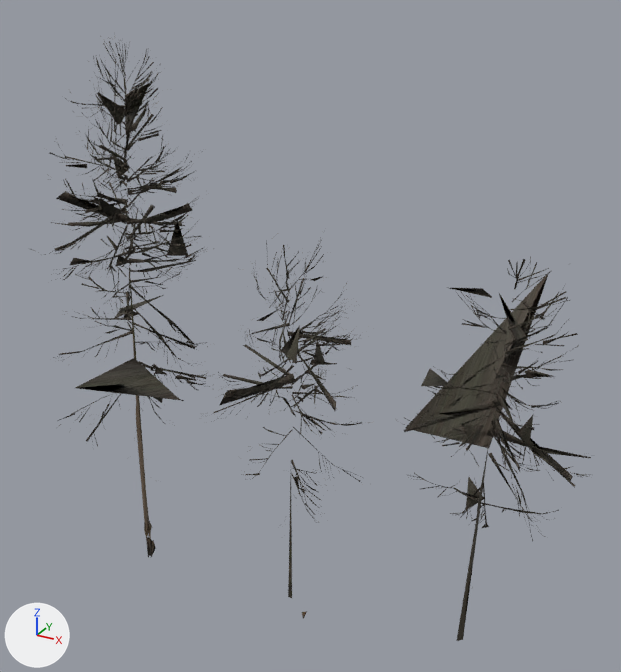
The glTF model public/assets/props/fir_tree_01_lod1.glb, before and after one commit.
Before and after are seen from a 50 mm camera at (17.7, -19.8, 20.5) aimed at (6.1, 1.2, 10.0). The lights are fixed; the arrows at lower left show +X, +Y and +Z. The first picture is the older version. Vertices at exactly the same position are counted once.

Names of what the first picture shows: 'fir_tree_01_a_LOD0'.
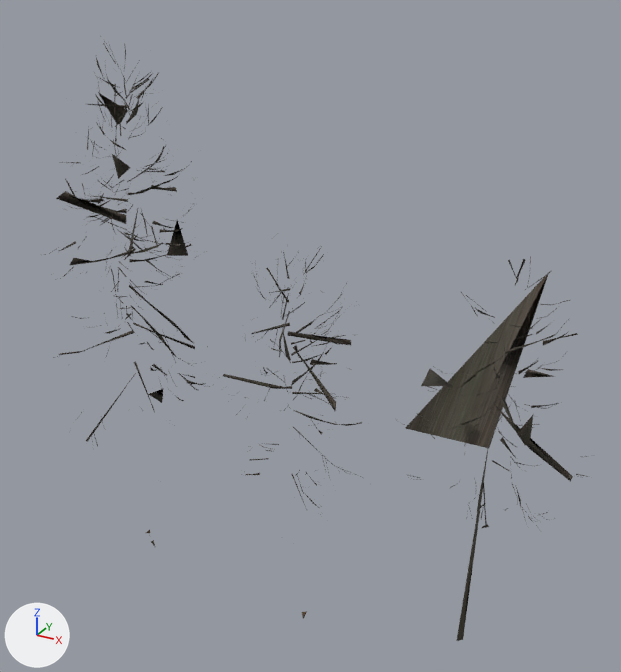
Boxes [x1, y1, x2, y2] around the edits, measured in the pictures (621 x 672 px):
'fir_tree_01_a_LOD0', reshaped
    before: [31, 37, 592, 641]
    after: [45, 39, 592, 641]
part 1 of me_nurbspath_001, deleted
    before: [38, 37, 591, 598]
part 2 of me_nurbspath_001, cut back
    before: [31, 49, 356, 557]
    after: [51, 91, 349, 496]
part 3 of me_nurbspath_001, cut back
    before: [434, 259, 570, 541]
    after: [475, 300, 570, 513]

The edits, one by one:
me_nurbspath_001 is used by ob_fir_tree_01_a_lod0; location (0.0, 0.0, 0.0).
me_nurbspath_001 had 16598 vertices, 17178 faces and spanned x -3.1..15.0, y -3.2..4.9, z 0.1..18.6.
me_nurbspath_001 now has 5454 vertices, 5774 faces and spans x -2.5..15.0, y -2.5..4.9, z 0.1..18.5.
me_nurbspath_001 part 1: 1663 loose pieces with 9616 vertices, spanning x -3.1..15.0, y -3.2..3.2, z 0.9..18.6, are deleted.
me_nurbspath_001 part 2: 77 vertices moved within x -1.6..7.4, y -2.1..2.8, z 5.3..17.2; 1322 vertices removed from x -2.2..7.9, y -2.3..3.3, z 0.2..18.0.
me_nurbspath_001 part 3: 11 vertices moved within x 11.7..13.7, y -1.4..0.5, z 7.4..12.9; 206 vertices removed from x 10.4..14.0, y -2.0..1.9, z 4.9..13.5.
